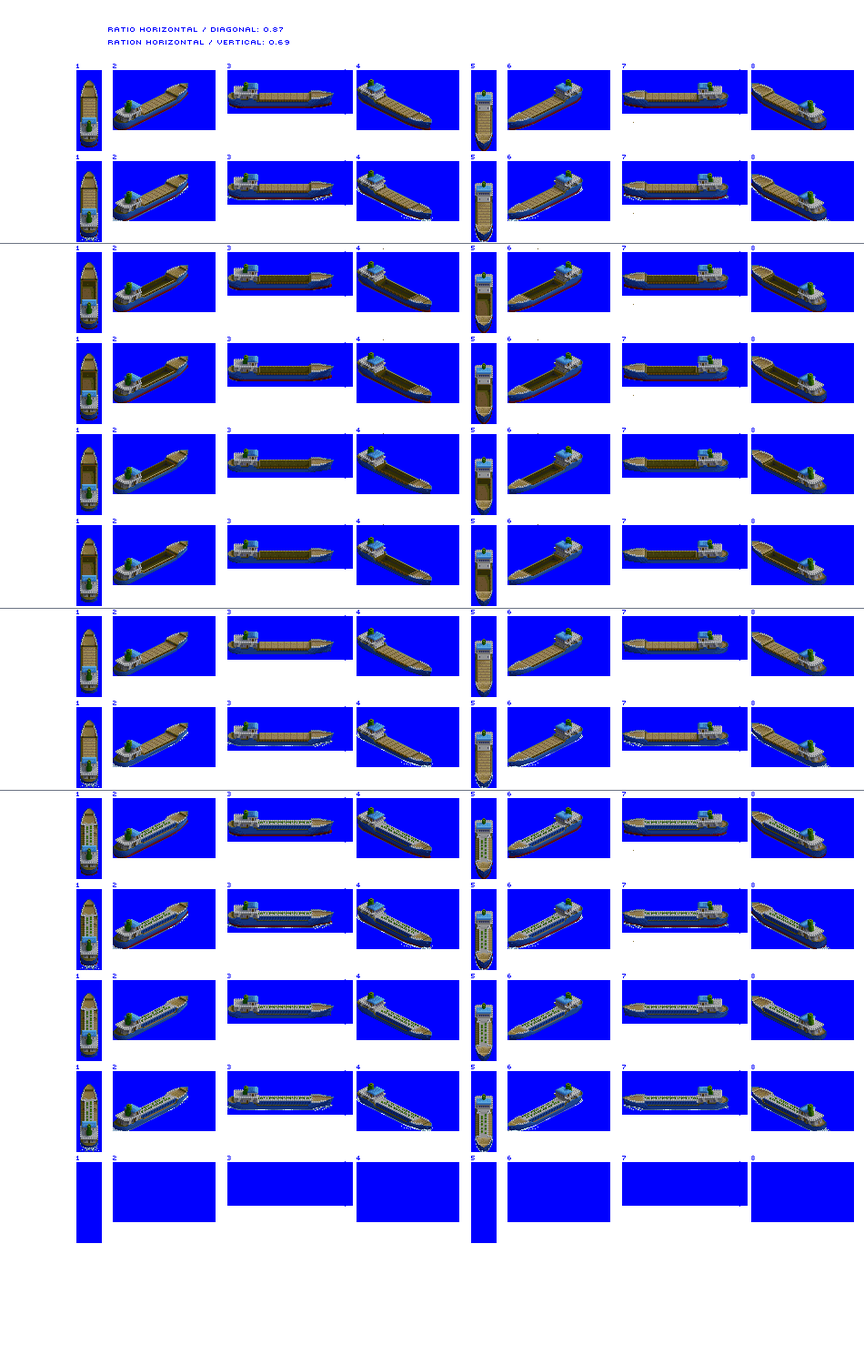
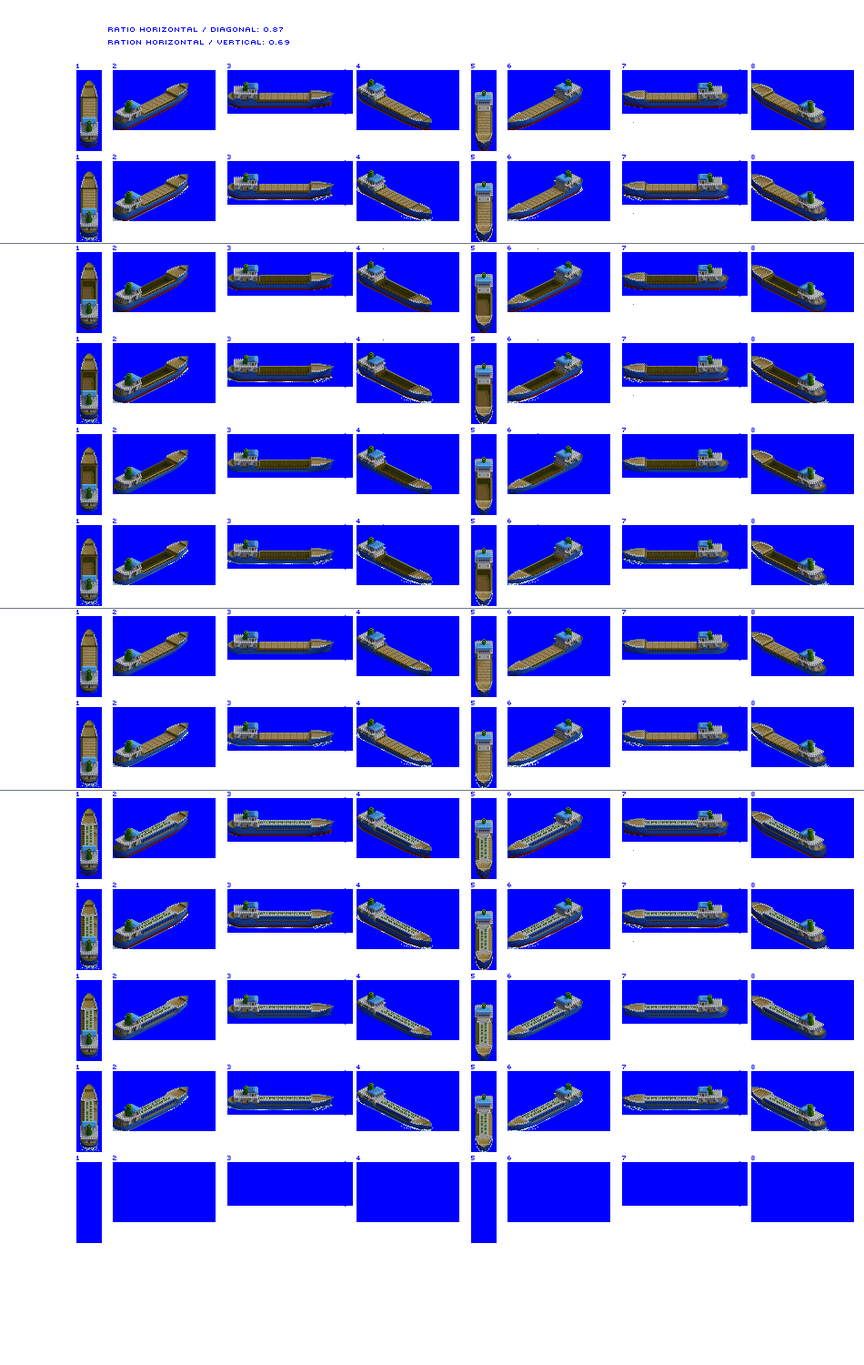
Layer changes from the first 864x1365 image to the second:
painted on "prop / bow wash" over [80,367,831,787]
